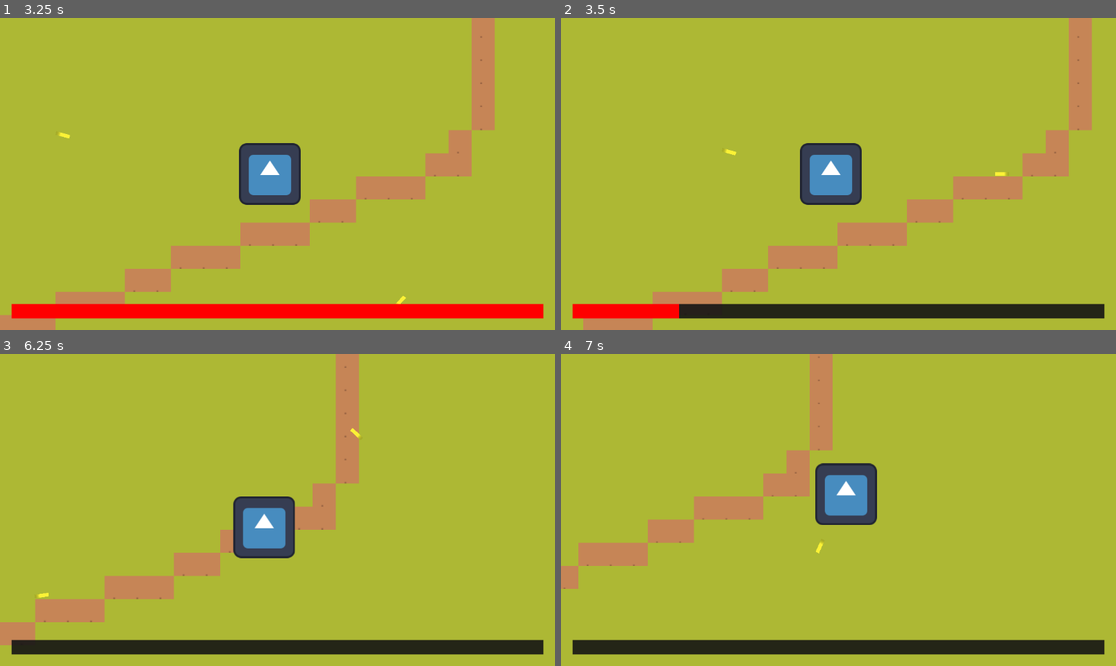
Above: before the commit, frames 1-4 (two rows, left to right).
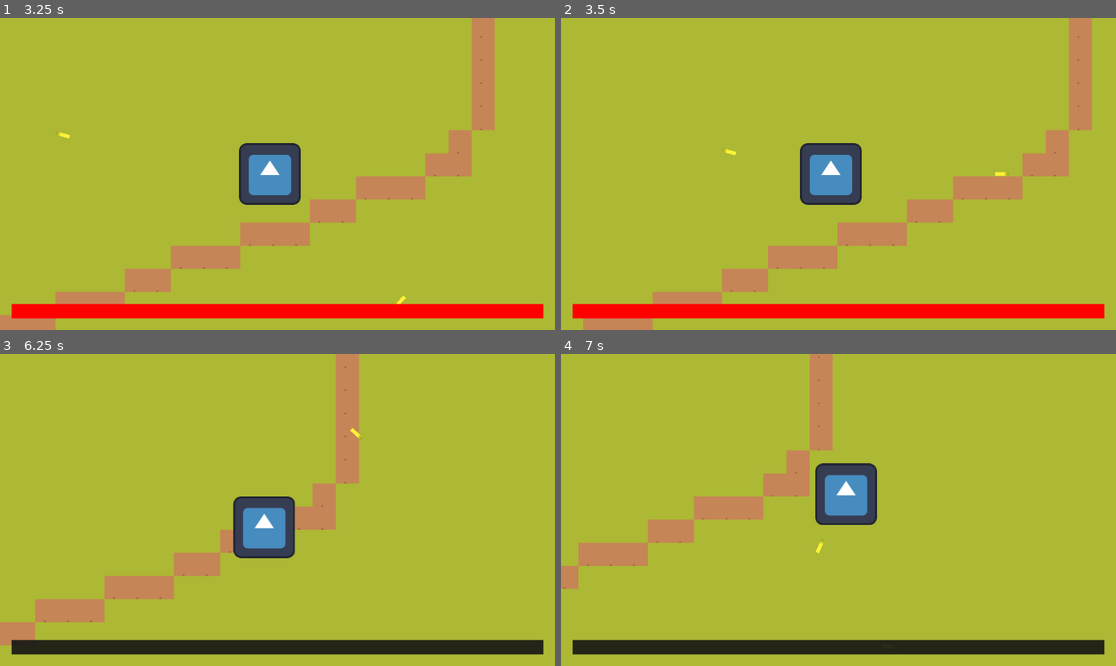
Above: after the commit, the same moments.

Repository: joseph-tighe/ricochet
Game: Godot game, scene res://lvl_1.tscn
The game is run twice, just before and just after one commit, with the same random seed, the same clock (stepped at 60 frames per second) and the same inputs. The engine's default icon, where the game draws it, is replaced by a stand-in: a white triangle on a blue panel in a dark square.
Inputs (mouse positions are in pixels of both pictures, inside the frame that each line leads up to):
- Up to frame 1 (3.25 s): tap Enter at 0.5 s; move the mouse to (249, 236) at 0.52 s; hold Space (shoot) 0.53-1.28 s; hold W 0.53-2.03 s; move the mouse to (444, 220) at 1.27 s; tap Space (shoot) at 1.35, 2.85 s; move the mouse to (111, 127) at 2.02 s; hold Space (shoot) 2.03-2.78 s; hold A from 2.03 s (still down); move the mouse to (305, 174) at 2.77 s
- Up to frame 2 (3.5 s): keep holding A
- Up to frame 3 (6.25 s): move the mouse to (194, 432) at 3.52 s; release A at 3.53 s; hold S 3.53-4.28 s; hold Space (shoot) 3.53-4.28 s; move the mouse to (399, 494) at 4.27 s; hold D 4.28-5.03 s; tap Space (shoot) at 4.35, 5.85 s; move the mouse to (166, 525) at 5.02 s; hold W 5.03-5.78 s; hold Space (shoot) 5.03-5.78 s; move the mouse to (333, 441) at 5.77 s; hold D from 5.78 s (still down)
- Up to frame 4 (7 s): keep holding D; move the mouse to (810, 572) at 6.52 s; hold Space (shoot) from 6.53 s (still down)

Frame 1 is identical in both runs. In frame 2, 3.8% of the frame differs, in the area x 21-98%, y 91-97%; in frame 3, less than 0.1%; in frame 4, less than 0.1%.

Commit message:
made game playable

Diff:
--- a/character_body_2d.gd
+++ b/character_body_2d.gd
@@ -4,7 +4,7 @@
 const SPEED = 300.0
 @onready var cooldown_timer: Timer = $CooldownTimer
 var can_shoot := true
-@export var health = 20
+@export var health = 40
 
 func _ready() -> void:
 	cooldown_timer.timeout.connect(_on_cooldown_timer_timeout)
--- a/test.gd
+++ b/test.gd
@@ -3,7 +3,7 @@
 
 @export var speed := 3000.0
 @export var direction := Vector2.RIGHT
-@export var dmgLimit = 30
+@export var dmgLimit = 1025
 var damage = 1
 
 func _physics_process(delta: float) -> void:
@@ -21,6 +21,6 @@
 		if damage < dmgLimit:
 			damage *= 2
 			if damage > dmgLimit:
-				damage = dmgLimit
+				queue_free()
 func rotateTowards() -> void:
 	rotate(atan2(direction.y, direction.x)-rotation);
